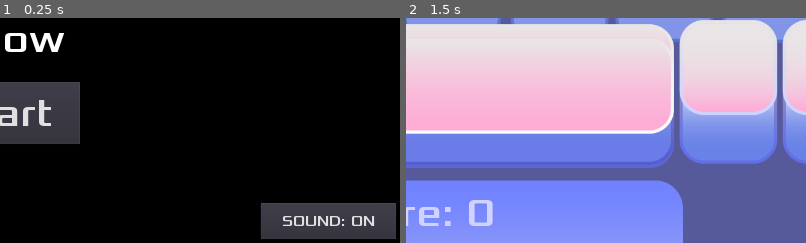
Above: before the commit, frames 1-2 (left to right).
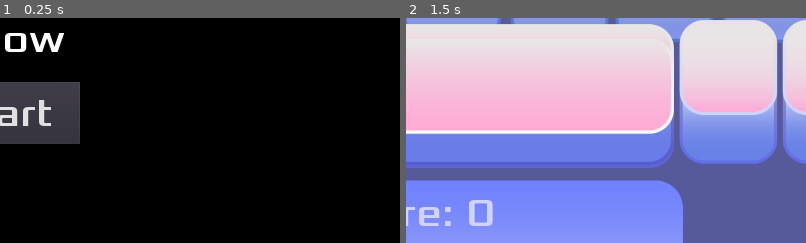
Above: after the commit, the same moments.

Repository: gameraccoon/ludum-dare-54-v2
Game: Godot game, scene res://Main.tscn
Two runs of this game, one before a commit and one after it. Both use one fixed random seed, a clock stepped at 60 frames per second and the inputs below.
Inputs (mouse positions are % of the whole screen's width and height, from its top left):
- Up to frame 1 (0.25 s): no input
- Up to frame 2 (1.5 s): click "Start" at 0.5 s; tap Enter (start_game) at 1.25, 1.35 s; move the mouse to (72, 45) at 1.27 s; hold Right (move_right) from 1.28 s (still down); click (72, 45) at 1.42 s
The pictures show only the part of the screen within x 50-100%, y 50-100%; the shares and areas given below are measured in that part.

The runs differ from the first frame. In frame 1, 5.4% of the frame differs, in the area x 65-99%, y 82-99%; in frame 2, nothing differs.

Commit message:
Added custom "Play again" button

Diff:
--- a/HUD.gd
+++ b/HUD.gd
@@ -3,33 +3,37 @@
 signal start_game
 
 func _ready():
-	pass
+	$ColorRect/Animation.visible = Globals.game_is_completed
+	$ColorRect/Base.visible = !Globals.game_is_completed
 
 func show_message(text):
-	$MessageLabel.text = text
-	$MessageLabel.show()
+	$ColorRect/Base/MessageLabel.text = text
+	$ColorRect/Base/MessageLabel.show()
 
 
 func show_game_over():
+	$ColorRect/Animation.visible = Globals.game_is_completed
+	$ColorRect/Base.visible = !Globals.game_is_completed
+
 	if Globals.game_is_completed:
 		show_message("Game Completed")
-		$MessageLabel.text = "Thank you for playing"
+		$ColorRect/Base/MessageLabel.text = "Thank you for playing"
 	else:
 		show_message("Game Over")
-		$MessageLabel.text = "Meow?"
-	$MessageLabel.show()
+		$ColorRect/Base/MessageLabel.text = "Meow?"
+	$ColorRect/Base/MessageLabel.show()
 	yield(get_tree().create_timer(1), "timeout")
-	$StartButton.show()
+	$ColorRect/Base/StartButton.show()
 	$Sound.show()
 
 
 func _on_StartButton_pressed():
-	$StartButton.hide()
+	$ColorRect/Base/StartButton.hide()
 	$Sound.hide()
 	emit_signal("start_game")
 
 func hide_message():
-	$MessageLabel.hide()
+	$ColorRect/Base/MessageLabel.hide()
 	$PointsWhite.hide()
 
 func set_scores(scores):
@@ -56,3 +60,9 @@
 #		if not get_node(GlobalVar.pathToGameOver).visible:
 #			get_tree().paused = !get_tree().paused
 #			visible = get_tree().paused
+
+
+func _on_PlayAgain_pressed():
+	$ColorRect/Base/StartButton.hide()
+	$Sound.hide()
+	emit_signal("start_game")
--- a/HUD.tscn
+++ b/HUD.tscn
@@ -1,10 +1,13 @@
-[gd_scene load_steps=11 format=2]
+[gd_scene load_steps=18 format=2]
 
 [ext_resource path="res://HUD.gd" type="Script" id=1]
 [ext_resource path="res://fonts/Xolonium-Regular.ttf" type="DynamicFontData" id=2]
 [ext_resource path="res://art/finish_screen2.png" type="Texture" id=3]
 [ext_resource path="res://art/finish_screen1.png" type="Texture" id=4]
 [ext_resource path="res://art/menu.png" type="Texture" id=5]
+[ext_resource path="res://art/buttons/button1.png" type="Texture" id=6]
+[ext_resource path="res://art/buttons/button2.png" type="Texture" id=7]
+[ext_resource path="res://art/buttons/button3.png" type="Texture" id=8]
 
 [sub_resource type="DynamicFont" id=1]
 size = 64
@@ -20,6 +23,26 @@
 [sub_resource type="ShortCut" id=4]
 shortcut = SubResource( 3 )
 
+[sub_resource type="SpriteFrames" id=6]
+animations = [ {
+"frames": [ ExtResource( 4 ), ExtResource( 3 ) ],
+"loop": true,
+"name": "default",
+"speed": 5.0
+} ]
+
+[sub_resource type="StyleBoxTexture" id=7]
+texture = ExtResource( 7 )
+region_rect = Rect2( 0, 0, 270, 103 )
+
+[sub_resource type="StyleBoxTexture" id=8]
+texture = ExtResource( 8 )
+region_rect = Rect2( 0, 0, 270, 103 )
+
+[sub_resource type="StyleBoxTexture" id=9]
+texture = ExtResource( 6 )
+region_rect = Rect2( 0, 0, 270, 103 )
+
 [sub_resource type="DynamicFont" id=5]
 size = 24
 font_data = ExtResource( 2 )
@@ -27,43 +50,56 @@
 [node name="HUD" type="CanvasLayer"]
 script = ExtResource( 1 )
 
-[node name="ColorRect" type="Sprite" parent="."]
+[node name="ColorRect" type="Node2D" parent="."]
+
+[node name="Base" type="Node2D" parent="ColorRect"]
+
+[node name="BlackCat" type="Sprite" parent="ColorRect/Base"]
 position = Vector2( 640, 360 )
 texture = ExtResource( 5 )
 
-[node name="Sprite" type="Sprite" parent="."]
-visible = false
-position = Vector2( 640, 360 )
-texture = ExtResource( 4 )
-
-[node name="Sprite2" type="Sprite" parent="."]
-visible = false
-position = Vector2( 640, 360 )
-texture = ExtResource( 3 )
-
-[node name="MessageLabel" type="Label" parent="."]
+[node name="MessageLabel" type="Label" parent="ColorRect/Base"]
 anchor_top = 0.5
 anchor_right = 1.0
 anchor_bottom = 0.5
-margin_top = -6.5
-margin_bottom = 152.5
+margin_top = 354.0
+margin_right = 1281.0
+margin_bottom = 513.0
 custom_fonts/font = SubResource( 1 )
 text = "Meow
 "
 align = 1
 
-[node name="StartButton" type="Button" parent="."]
+[node name="StartButton" type="Button" parent="ColorRect/Base"]
 anchor_left = 0.5
 anchor_top = 1.0
 anchor_right = 0.5
 anchor_bottom = 1.0
-margin_left = -130.0
-margin_top = -258.0
-margin_right = 128.0
-margin_bottom = -158.0
+margin_left = 510.0
+margin_top = 462.0
+margin_right = 768.0
+margin_bottom = 562.0
 custom_fonts/font = SubResource( 2 )
 shortcut = SubResource( 4 )
 text = "Start"
+
+[node name="Animation" type="Node2D" parent="ColorRect"]
+
+[node name="AnimatedSprite" type="AnimatedSprite" parent="ColorRect/Animation"]
+position = Vector2( 640, 360 )
+frames = SubResource( 6 )
+speed_scale = 0.5
+playing = true
+
+[node name="PlayAgain" type="Button" parent="ColorRect/Animation"]
+margin_left = 347.0
+margin_top = 457.0
+margin_right = 617.0
+margin_bottom = 560.0
+focus_mode = 0
+custom_styles/hover = SubResource( 7 )
+custom_styles/pressed = SubResource( 8 )
+custom_styles/normal = SubResource( 9 )
 
 [node name="PointsWhite" type="Label" parent="."]
 visible = false
@@ -81,11 +117,12 @@
 align = 1
 
 [node name="Sound" type="Button" parent="."]
+visible = false
 anchor_left = 0.5
 anchor_top = 1.0
 anchor_right = 0.5
 anchor_bottom = 1.0
-margin_left = 417.0
+margin_left = 455.0
 margin_top = -64.0
 margin_right = 634.0
 margin_bottom = -6.0
@@ -94,5 +131,6 @@
 text = "SOUND: ON"
 icon_align = 1
 
-[connection signal="pressed" from="StartButton" to="." method="_on_StartButton_pressed"]
+[connection signal="pressed" from="ColorRect/Base/StartButton" to="." method="_on_StartButton_pressed"]
+[connection signal="pressed" from="ColorRect/Animation/PlayAgain" to="." method="_on_PlayAgain_pressed"]
 [connection signal="pressed" from="Sound" to="." method="_on_Sound_pressed"]
Binary file added: art/buttons/button1.png
Not shown, added: art/buttons/button1.png.import
Binary file added: art/buttons/button2.png
Not shown, added: art/buttons/button2.png.import
Binary file added: art/buttons/button3.png
Not shown, added: art/buttons/button3.png.import
